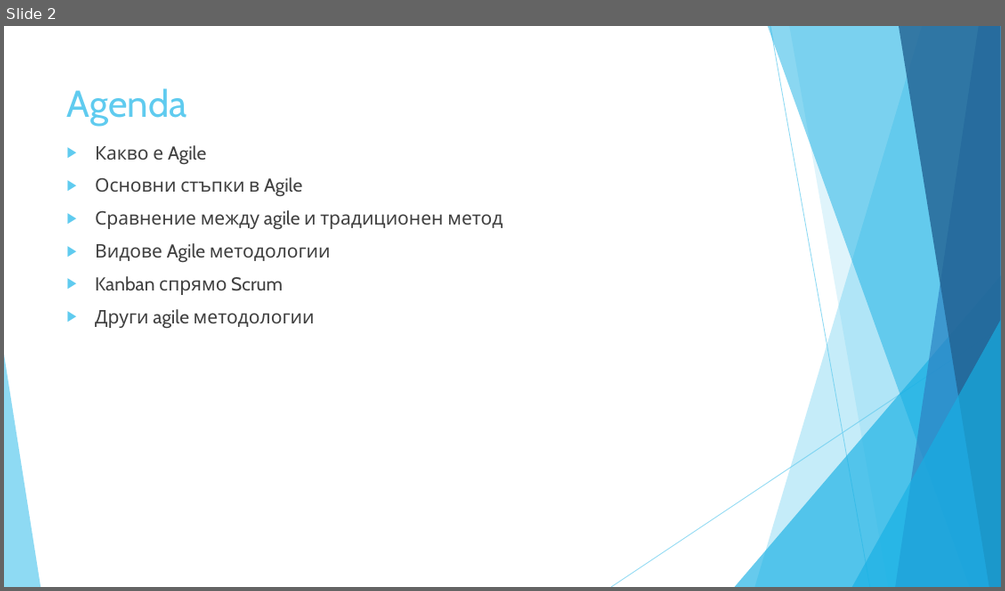
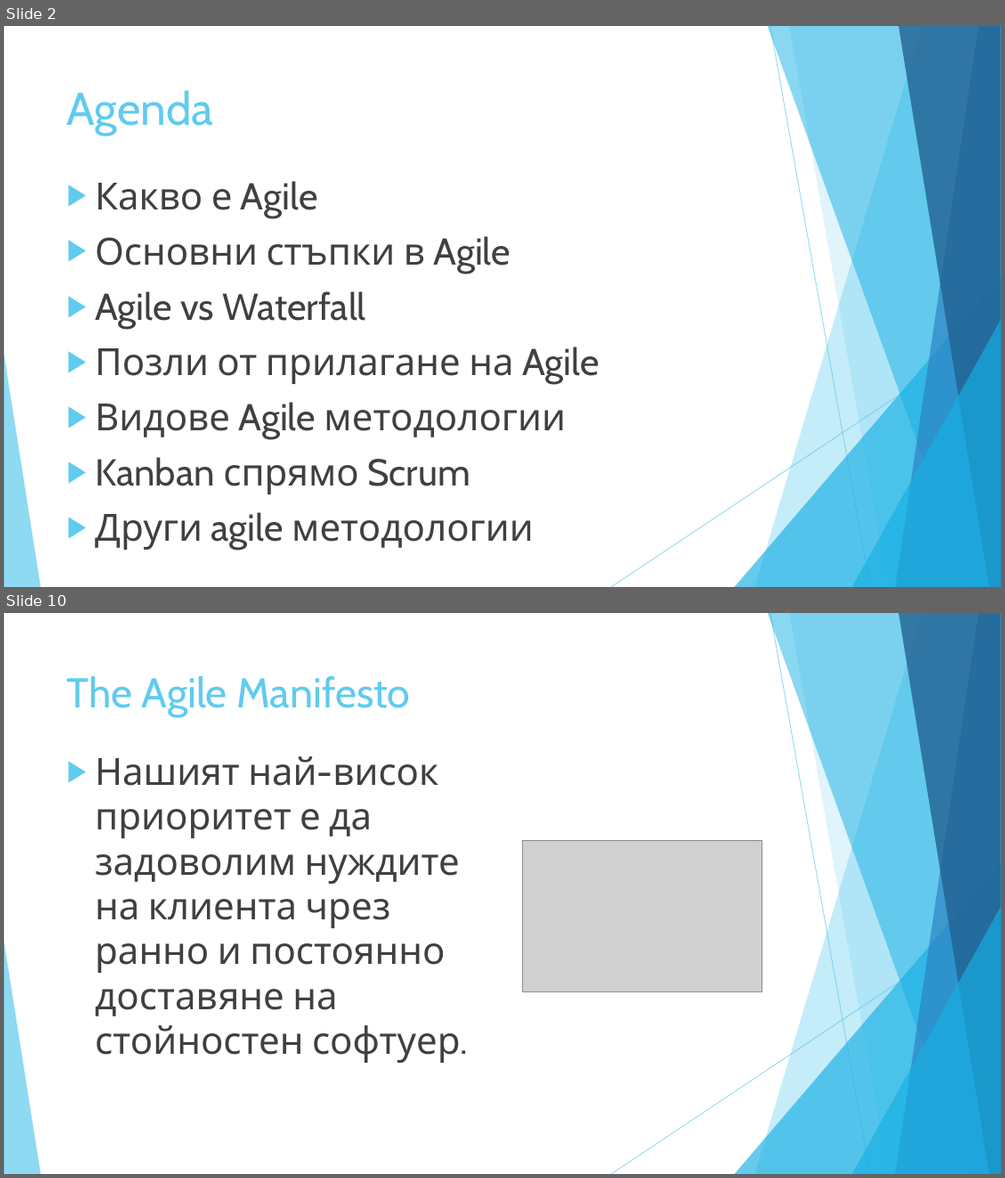
Before and after one commit to vtasheva/coursework-customer-requirements, a slide deck: Coursework - presentation.pptx. Shown one above the other, each under a label of ours: slide 2 before the commit, slides 2 and 10 after it; the slides between them are not shown. The pictures are 1005x591 and 1005x1178 pixels, drawn with LibreOffice and Linux fonts; fonts in the diff are those of the drawing; grey boxes stand for pictures. Boxes give left, top, right and bottom in pixels: in the first picture for what was removed or moved away, otherwise in the second. Text is boxed around its words. In the diff, an @@ line names an element or a change of style, - is before the commit and + after.

```diff
--- a/Coursework - presentation.pptx
+++ b/Coursework - presentation.pptx
@@ slide 10 added at (4,613,1001,1174), background #FFFFFF; not listed: 10 template elements that a slide beside it also shows @@
@@ title added at (67,676,410,718), 40 pt, text #5FCBEF @@
+The Agile Manifesto
@@ text added at (95,756,461,1062), 36 pt, text #404040 @@
+▶ Нашият най-висок приоритет е да задоволим нуждите на клиента чрез ранно и постоянно доставяне на стойностен софтуер.
@@ picture added at (522,840,762,992) @@
@@ slide 2 changed as well @@
@@ title "Agenda" at (67,90,214,135): size 36 to 44 pt @@
@@ text "Какво е Agile": place and size @@
-text "Какво е Agile" at (95,145,502,328)
+text "Какво е Agile" at (95,181,599,549)
@@ text at (95,181,566,549): size 18 to 36 pt in "Какво е Agile", "Основни стъпки в Agile", "Видове Agile методологии", "Kanban спрямо Scrum" and 1 more places @@
@@ text at (95,291,599,384): text changed; size 18 to 36 pt @@
-▶ Сравнение между agile и традиционен метод
+▶ Agile vs Waterfall
+▶ Позли от прилагане на Agile
```
Also in this commit, not shown: 1 other slide changed, 18 other slides added, 1 other file.
